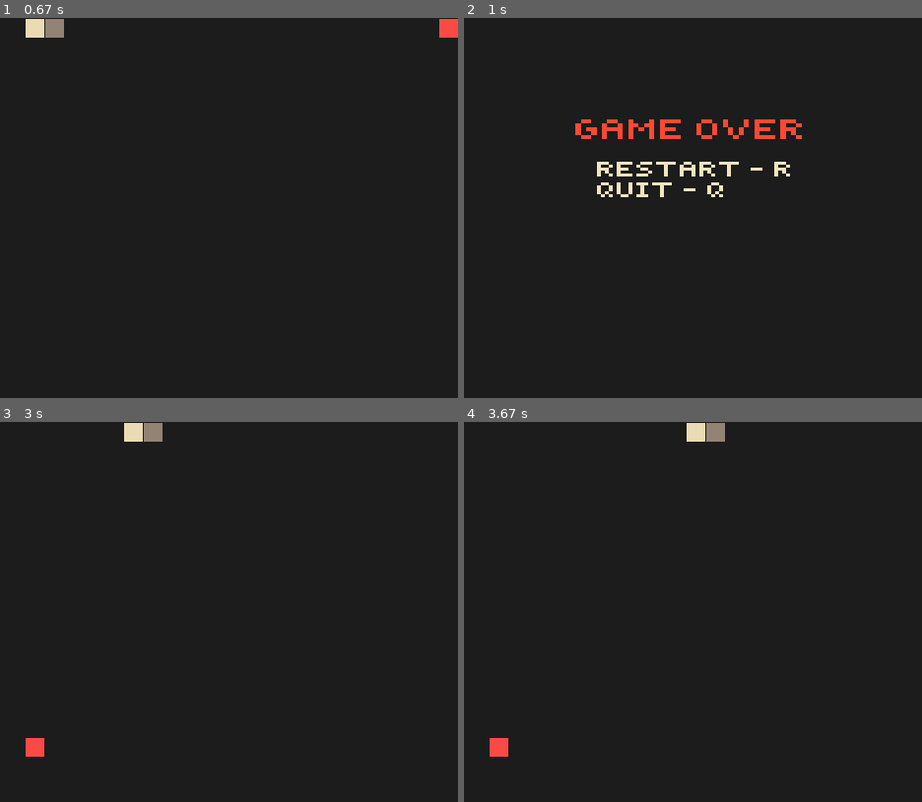
Above: before the commit, frames 1-4 (two rows, left to right).
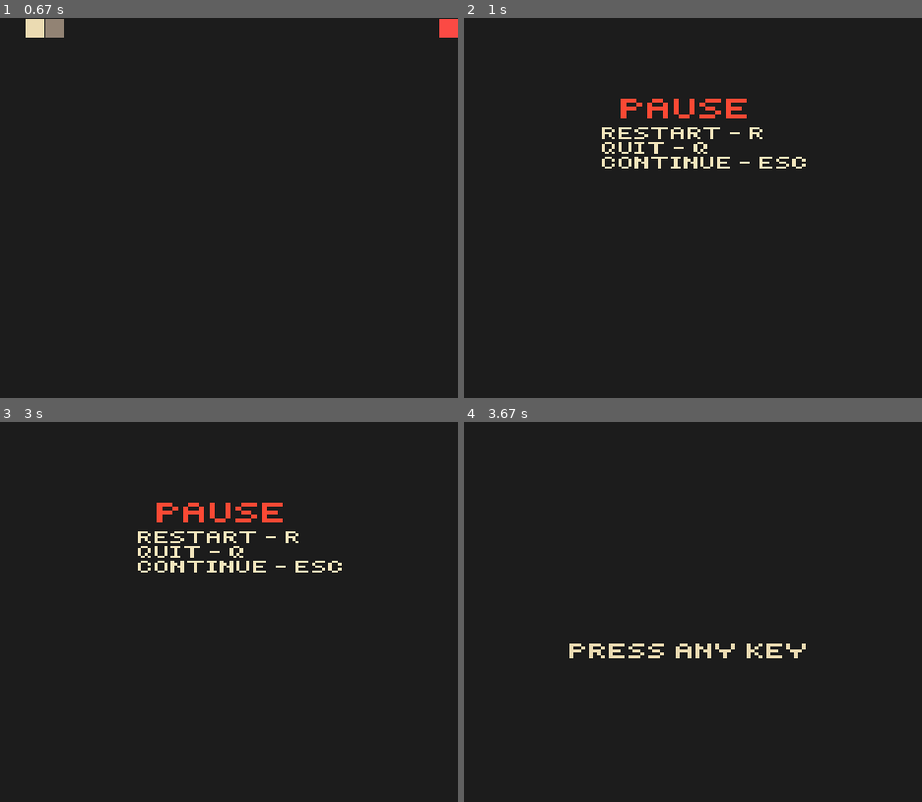
Above: after the commit, the same moments.

Repository: tomattoid/SnakePyGame
Game: pygame game, started from main.py
Same seed, same stepped clock (60 frames per second), same inputs: the game is played once before the commit and once after it.
Inputs:
- Up to frame 1 (0.67 s): hold Right from 0.33 s (still down)
- Up to frame 2 (1 s): release Right at 0.8 s; hold Esc from 0.83 s (still down); hold Up from 0.83 s (still down)
- Up to frame 3 (3 s): release Esc at 1.13 s; release Up at 1.13 s; hold Esc 1.17-1.47 s; hold R 1.5-1.8 s; hold Up 1.83-2.13 s; hold Esc from 2.67 s (still down); hold Left from 2.67 s (still down)
- Up to frame 4 (3.67 s): release Esc at 3.2 s; release Left at 3.2 s; hold R from 3.23 s (still down)

Frame 1 is identical in both runs. In frame 2, 3.4% of the frame differs, in the area x 24-75%, y 21-48%; in frame 3, 2.4%; in frame 4, 1.4%.

Commit message:
added pause

Diff:
--- a/config.py
+++ b/config.py
@@ -8,6 +8,7 @@
 quit_img = os.path.join(img_folder, 'quit.png')
 you_win_img = os.path.join(img_folder, 'you_win.png')
 start_img = os.path.join(img_folder, 'start.png')
+pause_img = os.path.join(img_folder, 'pause.png')
 
 snd_folder = os.path.join(game_folder, 'snd')
 music1 = os.path.join(snd_folder, 'music1.wav')
--- a/main.py
+++ b/main.py
@@ -4,7 +4,7 @@
 from config import WIDTH, HEIGHT, FPS, BLACK
 from snake import Snake
 from apple import Apple
-from ui import Win, GameOver, Start
+from ui import Win, GameOver, Start, Pause
 from sound import SoundPlayer
 
 
@@ -56,8 +56,10 @@
 start_sprites = pygame.sprite.Group()
 lose_sprites = pygame.sprite.Group()
 win_sprite = pygame.sprite.Group()
+pause_sprite = pygame.sprite.Group()
 player = Snake()
 apple = Apple()
+pause_img = Pause()
 you_win_sprite = Win()
 all_sprites.add(player.parts[0])
 all_sprites.add(player.parts[1])
@@ -69,12 +71,14 @@
 game_over_sprite = GameOver()
 lose_sprites.add([game_over_sprite])
 win_sprite.add(you_win_sprite)
+pause_sprite.add(pause_img)
 snake_move_event = pygame.USEREVENT + 1
 pygame.time.set_timer(snake_move_event, 150)
 running = True
 eat = False
 game_over = False
 you_win = False
+pause = False
 coordinates = []
 
 wait()
@@ -84,13 +88,16 @@
     ev = pygame.event.get()
     if not pygame.mixer.music.get_busy() and not game_over and not you_win:
         sound_player.play_music()
-    if not game_over and not you_win:
+    if not game_over and not you_win and not pause:
         for event in ev:
 
             if event.type == pygame.QUIT:
                 running = False
 
             if event.type == pygame.KEYDOWN:
+                if event.key == pygame.K_ESCAPE:
+                    pause = True
+                    sound_player.set_music_volume(0.1)
                 check_movement(player, event)
 
             if event.type == snake_move_event:
@@ -147,6 +154,23 @@
                 running = False
         screen.fill(BLACK)
         win_sprite.draw(screen)
+
+    elif pause:
+        for event in ev:
+            if event.type == pygame.QUIT:
+                running = False
+            if event.type == pygame.KEYDOWN:
+                if event.key == pygame.K_q:
+                    running = False
+                if event.key == pygame.K_r:
+                    runpy.run_path(path_name='main.py')
+                    running = False
+                if event.key == pygame.K_ESCAPE:
+                    pause = False
+                    sound_player.set_music_volume(1)
+        screen.fill(BLACK)
+        pause_sprite.draw(screen)
+
     pygame.display.flip()
 
 pygame.quit()
--- a/ui.py
+++ b/ui.py
@@ -1,5 +1,5 @@
 import pygame
-from config import (WIDTH, HEIGHT, start_img, game_over_img,
+from config import (WIDTH, HEIGHT, start_img, game_over_img, pause_img,
                     quit_img, restart_img, WHITE, you_win_img)
 
 
@@ -17,6 +17,16 @@
     def __init__(self):
         pygame.sprite.Sprite.__init__(self)
         self.image = pygame.image.load(game_over_img)
+        self.image = pygame.transform.scale(self.image,
+                                            (WIDTH / 1.5, HEIGHT / 2))
+        self.rect = self.image.get_rect()
+        self.rect.center = (WIDTH/2, HEIGHT/3)
+
+
+class Pause(pygame.sprite.Sprite):
+    def __init__(self):
+        pygame.sprite.Sprite.__init__(self)
+        self.image = pygame.image.load(pause_img)
         self.image = pygame.transform.scale(self.image,
                                             (WIDTH / 1.5, HEIGHT / 2))
         self.rect = self.image.get_rect()
Binary file added: img/pause.png
